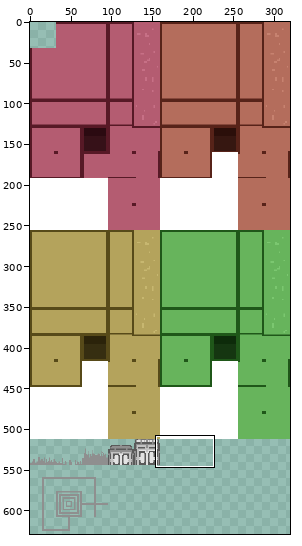
Sprite sheet: app/img/sprite.png. Above, an overview of the earlier version with the close-up marked.
Close-up. As it was:
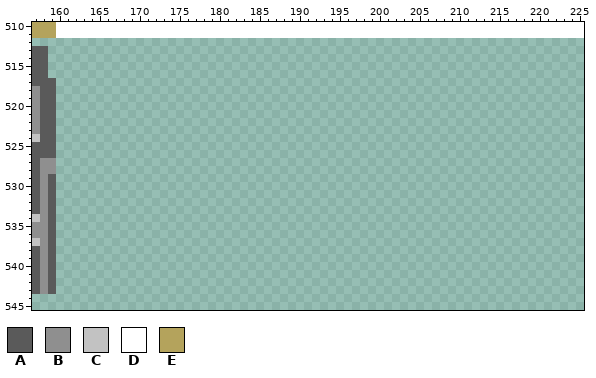
The file is 320x640 pixels. Colours within 5 levels of each other are drawn and written as one. Shown: x 157..225, y 510..545. The wide view leaves out empty margins. The commit also changed other parts of the picture, which this record leaves out.
Palette (. is transparent): A #5a5a5a  B #8f8f8f  C #c2c2c2  D #ffffff  E #b4a35c
Pixels before (only the part around the change), first column x 157:
510 EEEDDDDDDDDDDDDDDDDDDDDDDDDDDDDDDDDDDDDDDDDDDDDDDDDDDDDDDDDDDDDDDDDDD
511 EEEDDDDDDDDDDDDDDDDDDDDDDDDDDDDDDDDDDDDDDDDDDDDDDDDDDDDDDDDDDDDDDDDDD
512 .....................................................................
513 AA...................................................................
514 AA...................................................................
515 AA...................................................................
516 AA...................................................................
517 AAA..................................................................
518 BAA..................................................................
519 BAA..................................................................
520 BAA..................................................................
521 BAA..................................................................
522 BAA..................................................................
523 BAA..................................................................
524 CAA..................................................................
525 AAA..................................................................
526 AAA..................................................................
527 ABB..................................................................
528 ABB..................................................................
529 ABA..................................................................
530 ABA..................................................................
531 ABA..................................................................
532 ABA..................................................................
533 ABA..................................................................
534 CBA..................................................................
535 BBA..................................................................
536 BBA..................................................................
537 CBA..................................................................
538 ABA..................................................................
539 ABA..................................................................
540 ABA..................................................................
541 ABA..................................................................
542 ABA..................................................................
543 ABA..................................................................
544 .....................................................................
545 .....................................................................
The same view after the edit:
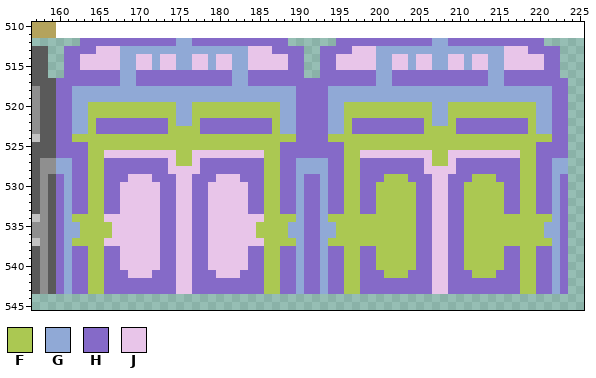
Colours new in this view: F #abc852  G #90a9d6  H #856ac8  J #e8c5e9
What changed:
y 512: x 163..188 .......................... -> HHHHHHHHHHHHGGHHHHHHHHHHHH; x 195..220 .......................... -> HHHHHHHHHHHHGGHHHHHHHHHHHH
y 513: x 161..190 .............................. -> HHHHJJJGGGGGGGGGGGGGGGGJJJHHHH; x 193..222 .............................. -> HHHHJJJGGGGGGGGGGGGGGGGJJJHHHH
y 514..515: x 161..190 .............................. -> HHJJJJJGGJJGJJGGJJGJJGGJJJJJHH; x 193..222 .............................. -> HHJJJJJGGJJGJJGGJJGJJGGJJJJJHH
y 516: x 161..190 .............................. -> HHHHHHHGGHHHHHHHHHHHHGGHHHHHHH; x 193..222 .............................. -> HHHHHHHGGHHHHHHHHHHHHGGHHHHHHH
y 517: x 160..223 ................................................................ -> HHHHHHHHGGHHHHHHHHHHHHGGHHHHHHHHHHHHHHHHGGHHHHHHHHHHHHGGHHHHHHHH
y 518..519: x 160..223 ................................................................ -> HHGGGGGGGGGGGGGGGGGGGGGGGGGGGGHHHHGGGGGGGGGGGGGGGGGGGGGGGGGGGGHH
y 520..521: x 160..223 ................................................................ -> HHGGFFFFFFFFFFFGGFFFFFFFFFFFGGHHHHGGFFFFFFFFFFFGGFFFFFFFFFFFGGHH
y 522: x 160..223 ................................................................ -> HHGGFHHHHHHHHHFGGFHHHHHHHHHFGGHHHHGGFHHHHHHHHHFGGFHHHHHHHHHFGGHH
y 523: x 160..223 ................................................................ -> HHGGFHHHHHHHHHFFFFHHHHHHHHHFGGHHHHGGFHHHHHHHHHFFFFHHHHHHHHHFGGHH
y 524: x 160..223 ................................................................ -> HHFFFFFFFFFFFFFFFFFFFFFFFFFFFFHHHHFFFFFFFFFFFFFFFFFFFFFFFFFFFFHH
y 525: x 160..223 ................................................................ -> HHHHFFFFFFFFFFFFFFFFFFFFFFFFHHHHHHHHFFFFFFFFFFFFFFFFFFFFFFFFHHHH
y 526: x 160..223 ................................................................ -> HHHHFFJJJJJJJJJFFJJJJJJJJJFFHHHHHHHHFFJJJJJJJJJFFJJJJJJJJJFFHHHH
y 527: x 160..223 ................................................................ -> GGHHFFHHHHHHHHJFFJHHHHHHHHFFHHGGGGHHFFHHHHHHHHJFFJHHHHHHHHFFHHGG
y 528: x 160..223 ................................................................ -> GGHHFFHHHHHHHHJJJJHHHHHHHHFFHHGGGGHHFFHHHHHHHHJJJJHHHHHHHHFFHHGG
y 529: x 160..223 ................................................................ -> HGHHFFHHHJJJHHHJJHHHJJJHHHFFHHGHHGHHFFHHHFFFHHHJJHHHFFFHHHFFHHGH
y 530..533: x 160..223 ................................................................ -> HGHHFFHHJJJJJHHJJHHJJJJJHHFFHHGHHGHHFFHHFFFFFHHJJHHFFFFFHHFFHHGH
y 534: x 160..223 ................................................................ -> HGFFFFJJJJJJJHHJJHHJJJJJJJFFFFGHHGFFFFFFFFFFFHHJJHHFFFFFFFFFFFGH
y 535..536: x 160..223 ................................................................ -> HGGFFFFJJJJJJHHJJHHJJJJJJFFFFGGHHGGFFFFFFFFFFHHJJHHFFFFFFFFFFGGH
y 537: x 160..223 ................................................................ -> HGFFFFJJJJJJJHHJJHHJJJJJJJFFFFGHHGFFFFFFFFFFFHHJJHHFFFFFFFFFFFGH
y 538..540: x 160..223 ................................................................ -> HGHHFFHHJJJJJHHJJHHJJJJJHHFFHHGHHGHHFFHHFFFFFHHJJHHFFFFFHHFFHHGH
y 541: x 160..223 ................................................................ -> HGHHFFHHHJJJHHHJJHHHJJJHHHFFHHGHHGHHFFHHHFFFHHHJJHHHFFFHHHFFHHGH
y 542..543: x 160..223 ................................................................ -> HGHHFFHHHHHHHHHJJHHHHHHHHHFFHHGHHGHHFFHHHHHHHHHJJHHHHHHHHHFFHHGH
Pixel boxes of the changes (left, top, right, bottom) in both close-ups:
added: (56, 38, 568, 294)
